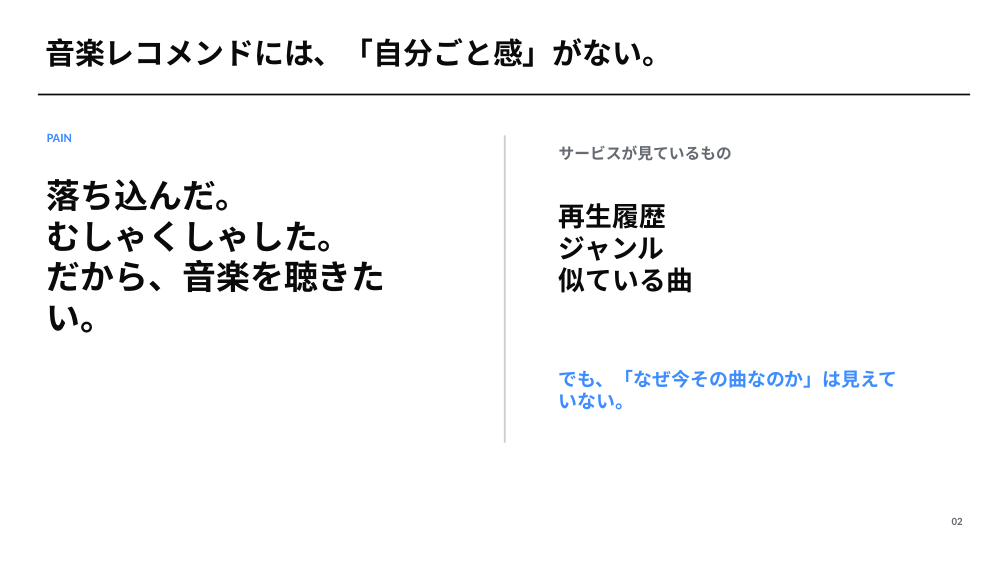
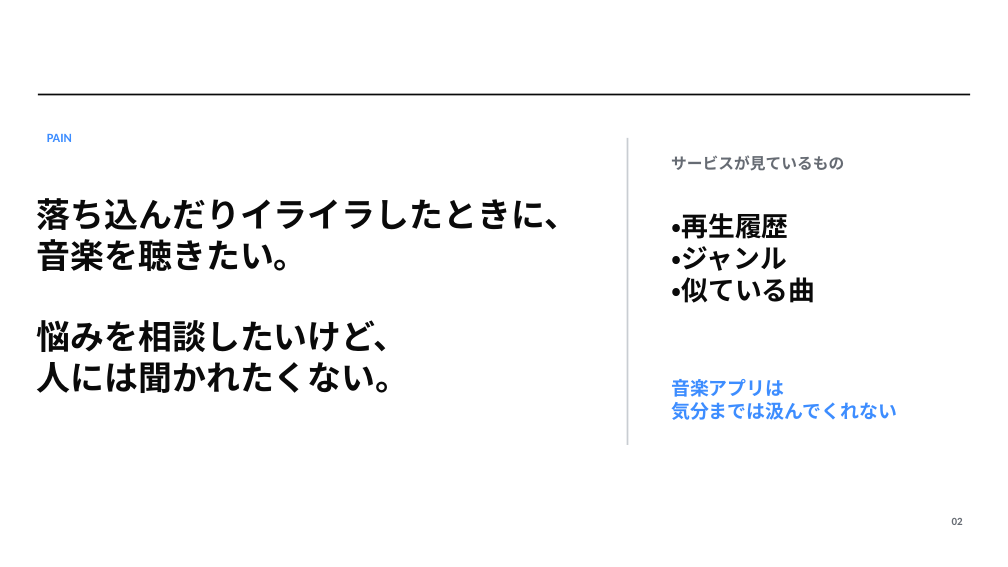
Before and after one commit to kazui-dev/findy-campus-hackathon-02, a slide deck: slide 2 of docs/otayori.pptx. Drawn at 1008x567 pixels with LibreOffice and Linux fonts; fonts in the diff are those of the drawing. Boxes give left, top, right and bottom in pixels: in the first picture for what was removed or moved away, otherwise in the second. Text is boxed around its words. In the diff, an @@ line names an element or a change of style, - is before the commit and + after.

```diff
--- a/docs/otayori.pptx
+++ b/docs/otayori.pptx
@@ text removed at box(45, 38, 672, 67) @@
-音楽レコメンドには、「自分ごと感」がない。
@@ rectangle: place and size @@
-rectangle at box(504, 135, 506, 442)
+rectangle at box(627, 138, 628, 445)
@@ text "サービスが見ているもの": place and size @@
-text "サービスが見ているもの" at box(559, 145, 732, 161)
+text "サービスが見ているもの" at box(671, 155, 844, 171)
@@ text at box(37, 198, 578, 393): text changed @@
-落ち込んだ。
-むしゃくしゃした。
-だから、音楽を聴きたい。
+落ち込んだりイライラしたときに、
+音楽を聴きたい。
+悩みを相談したいけど、
+人には聞かれたくない。
@@ text at box(671, 213, 815, 303): text changed @@
-再生履歴
-ジャンル
-似ている曲
+・再生履歴
+・ジャンル
+・似ている曲
@@ text at box(671, 379, 897, 420): text changed @@
-でも、「なぜ今その曲なのか」は見えていない。
+音楽アプリは
+気分までは汲んでくれない
```
Also in this commit, not shown: 5 other slides changed, 3 slides removed.
